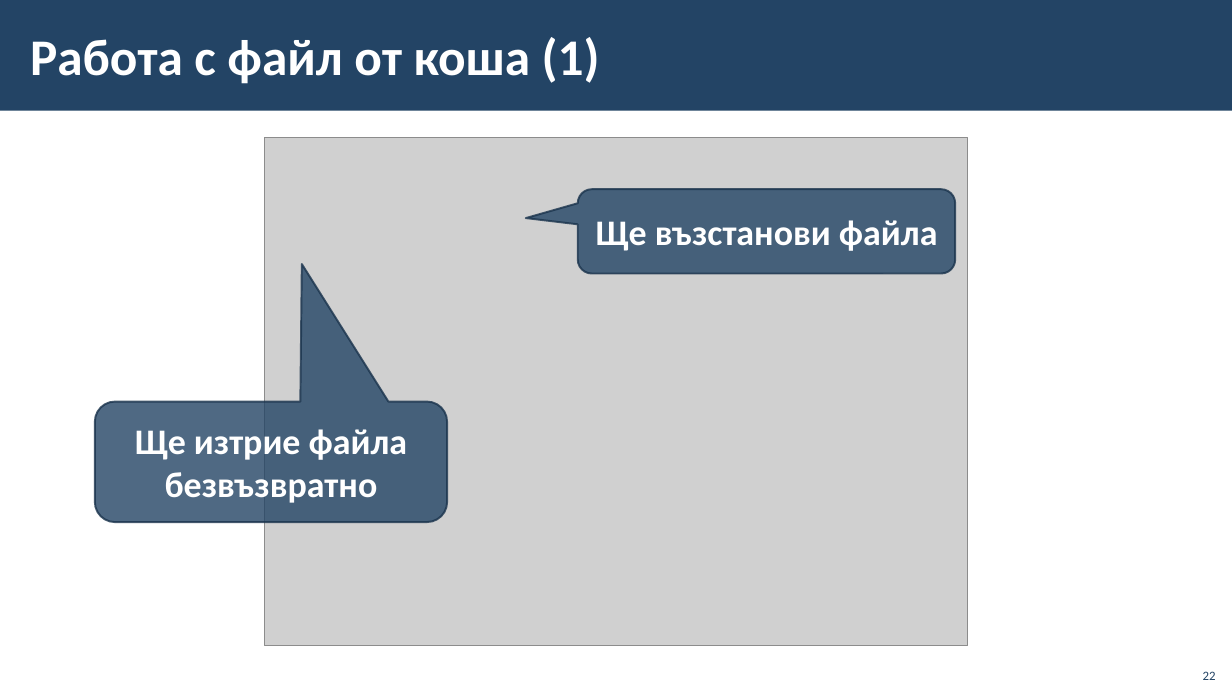
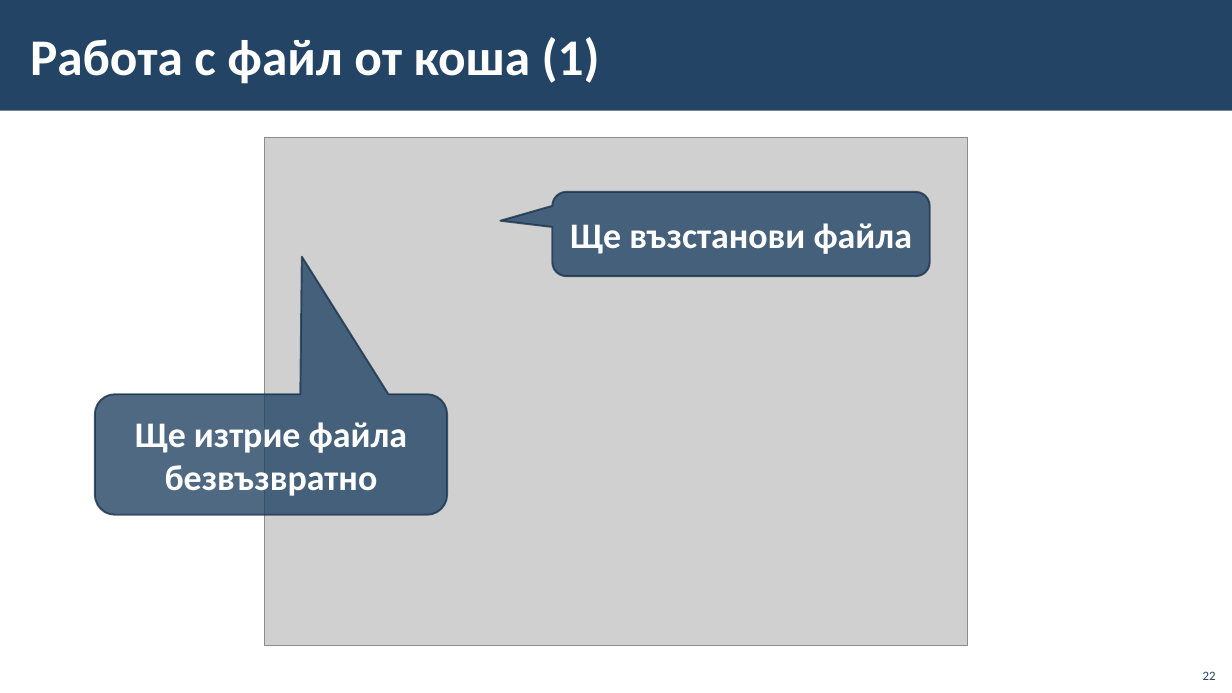
Before and after one commit to BG-IT-Edu/School-Programming, a slide deck: slide 22 of Courses/Computer-Modeling-and-IT/Computer-Modeling-and-IT-5-Class/04-File-System/04-File-System.pptx. Drawn at 1232x693 pixels with LibreOffice and Linux fonts; fonts in the diff are those of the drawing; grey boxes stand for pictures; background and template pictures are left out. Boxes give left, top, right and bottom in pixels: in the first picture for what was removed or moved away, otherwise in the second. Text is boxed around its words. In the diff, an @@ line names an element or a change of style, - is before the commit and + after.

```diff
--- a/Courses/Computer-Modeling-and-IT/Computer-Modeling-and-IT-5-Class/04-File-System/04-File-System.pptx
+++ b/Courses/Computer-Modeling-and-IT/Computer-Modeling-and-IT-5-Class/04-File-System/04-File-System.pptx
@@ rounded speech box "Ще възстанови файла": place and size @@
-rounded speech box "Ще възстанови файла" at box(578, 189, 956, 274)
+rounded speech box "Ще възстанови файла" at box(553, 192, 931, 276)
@@ rounded speech box "Ще изтрие файла безвъзвратно": place and size @@
-rounded speech box "Ще изтрие файла безвъзвратно" at box(95, 402, 447, 522)
+rounded speech box "Ще изтрие файла безвъзвратно" at box(95, 395, 447, 515)
```
Also in this commit, not shown: 17 other slides changed, 13 other files.
